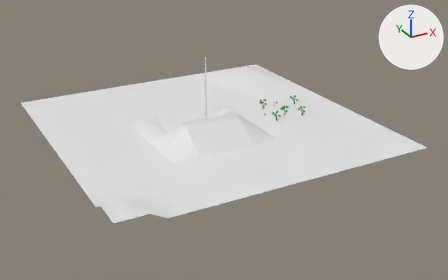
A saved change to the Blender file assets/terrain.blend.
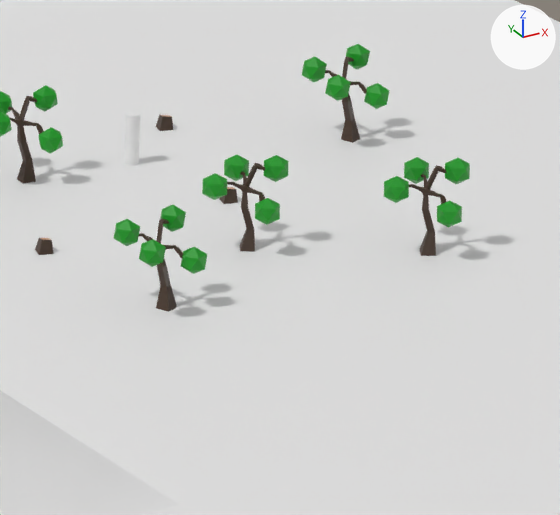
The first picture shows the older version from a 50 mm camera at (-87.5, -171.3, 78.2) aimed at (4.1, -4.8, -5.1). The close-ups show the older and then the newer version on the part from 58% to 70% of the width and 32% to 50% of the height of that picture. Only the edits that show in the close-ups are written down. The axes (+X, +Y, +Z) are drawn at upper right. The lights are the same throughout.

Before the edit, the objects in view are built like this:
```python
me_icosphere_003 = bpy.data.meshes.new('Icosphere.003')
me_icosphere_003.from_pydata(...)  # 243 vertices, 277 faces; spans x -1.46..1.18, y -1.01..1.54, z 0.0..3.22
# faces by material slot: [80, 197]
me_icosphere_003.materials.append(mat_material_001)  # green #029313
me_icosphere_003.materials.append(mat_material)  # brown #3f2c1d
me_icosphere_004 = bpy.data.meshes.new('Icosphere.004')
me_icosphere_004.from_pydata(...)  # 243 vertices, 277 faces; spans x -1.51..1.39, y -1.24..1.82, z 0.0..3.22
# faces by material slot: [80, 197]
me_icosphere_004.materials.append(mat_material_001)  # green #029313
me_icosphere_004.materials.append(mat_material)  # brown #3f2c1d
me_plane = bpy.data.meshes.new('Plane')
me_plane.from_pydata(...)  # 529 vertices, 484 faces; spans x -50.0..50.0, y -50.0..50.0, z -2.0..6.0
ob_asset_tree_000_0 = bpy.data.objects.new('ASSET_TREE.000|0', me_icosphere_003)
ob_asset_tree_000_0.location = (22.09, -9.08, 0.0)
ob_asset_tree_001_0 = bpy.data.objects.new('ASSET_TREE.001|0', me_icosphere_004)
ob_asset_tree_001_0.location = (32.37, -9.19, 0.0)
ob_chunk_0_0 = bpy.data.objects.new('Chunk_0_0', me_plane)
ob_chunk_0_0.location = (0.0, 0.0, 0.0)
# also in view: 'ASSET_TREE.002|0' at (27.3, -5.7, 1.6); 'Character' at (28.4, 2.7, 0.9); 'ASSET_TREE.004|0' at (24.2, 3.4, 1.6); 'ASSET_TREE.003|0' at (36.2, 1.3, 1.6)
```
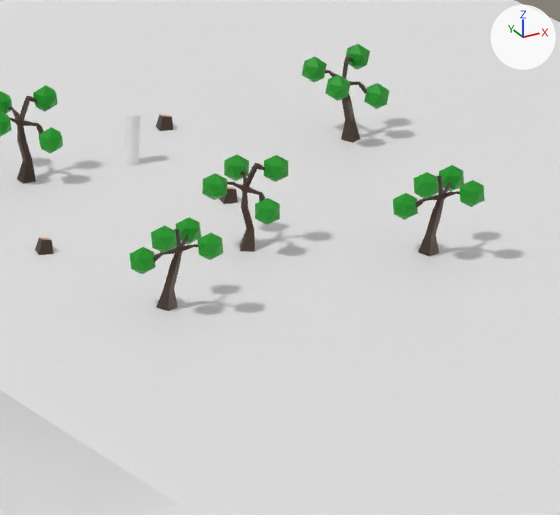
Pixel boxes [x1, y1, x2, y2] of what changed, in the close-ups (560 x 515 px):
'ASSET_TREE.000|0', turned: before [114, 205, 207, 312]; after [130, 217, 223, 311]
'ASSET_TREE.001|0', turned: before [384, 157, 470, 256]; after [393, 165, 485, 256]

The change, as a list of edits to the scene's bpy script:
```text
Change ob_asset_tree_000_0:
    ob_asset_tree_000_0.rotation_euler: (0.0, 0.0, 0.0) -> (0.0, 0.0, 9.341)  # degrees (0, 0, 0) -> degrees (0, 0, 175)
Change ob_asset_tree_001_0:
    ob_asset_tree_001_0.rotation_euler: (0.0, 0.0, 0.0) -> (0.0, 0.0, -2.361)  # degrees (0, 0, 0) -> degrees (0, 0, -135)
```
